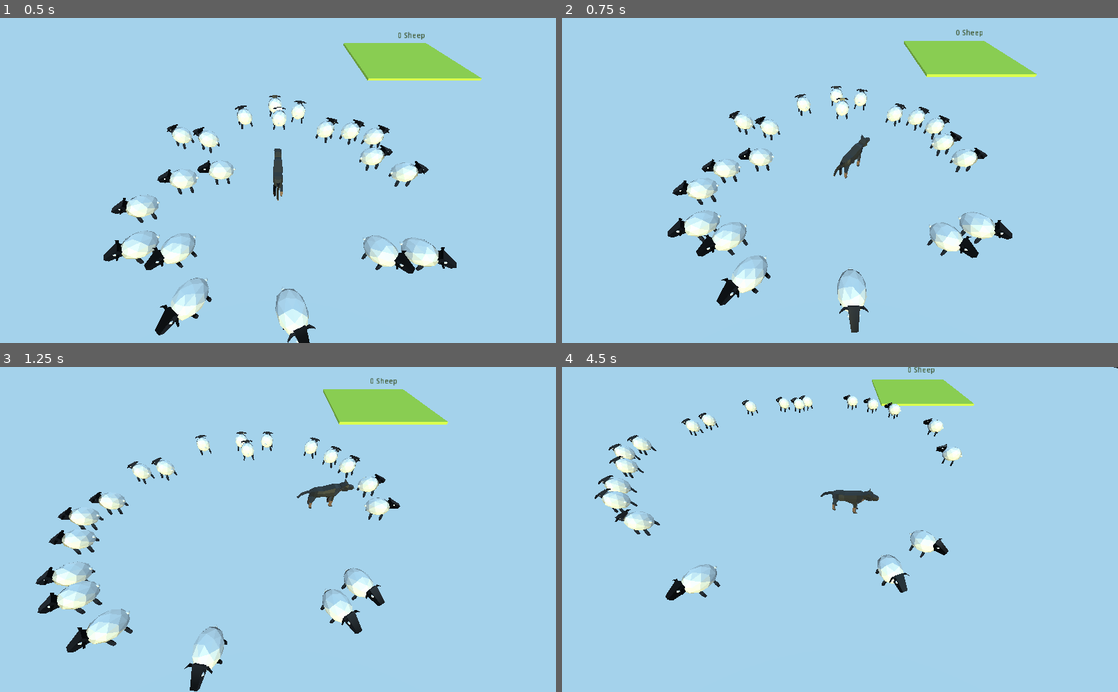
Above: before the commit, frames 1-4 (two rows, left to right).
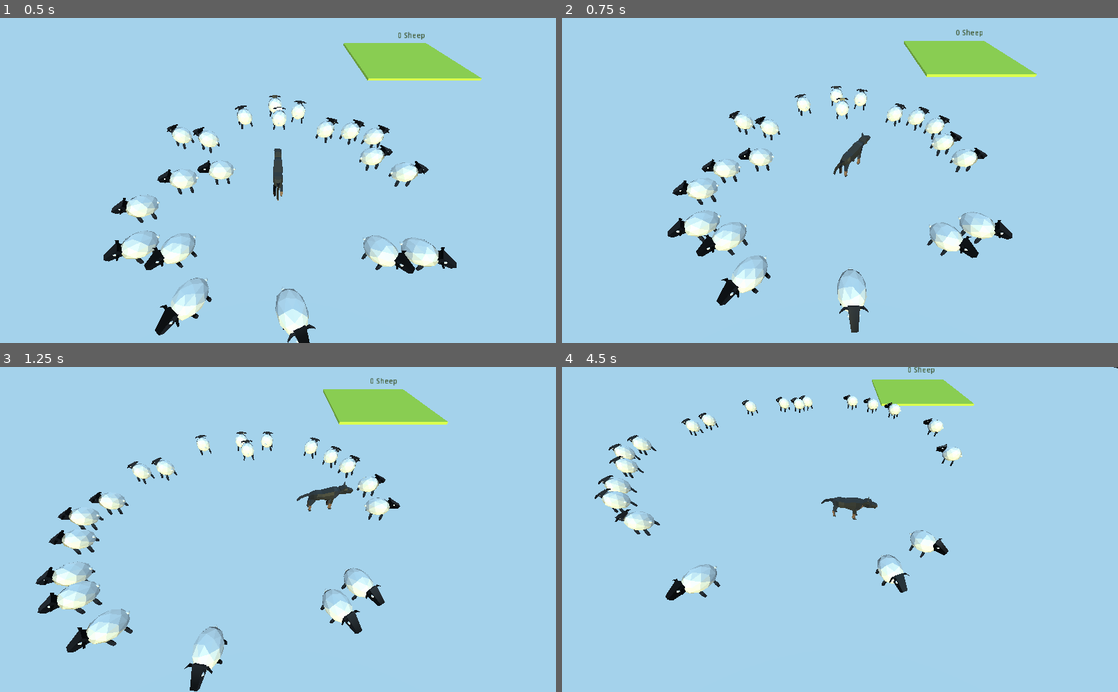
Above: after the commit, the same moments.

Repository: panic-fennecs/ideal-garbanzo
Game: Godot game, scene res://Main.tscn
Same seed, same stepped clock (60 frames per second), same inputs: the game is played once before the commit and once after it.
Inputs (mouse positions are in pixels of both pictures, inside the frame that each line leads up to):
- Up to frame 1 (0.5 s): no input
- Up to frame 2 (0.75 s): move the mouse to (962, 164) at 0.52 s; click (962, 164) at 0.67 s
- Up to frame 3 (1.25 s): no input
- Up to frame 4 (4.5 s): drag from (728, 545) to (812, 594) at 1.27 s; move the mouse to (895, 458) at 2.02 s; click (895, 458) at 2.17 s; drag from (812, 594) to (673, 480) at 2.77 s; move the mouse to (1006, 578) at 3.52 s; click (1006, 578) at 3.67 s; drag from (673, 480) to (756, 448) at 4.27 s

Frame 1 is identical in both runs. In frame 2, 0.1% of the frame differs, in the area x 48-56%, y 35-50%; in frame 3, 0.2%; in frame 4, 0.4%, in the area x 46-57%, y 37-48%.

Commit message:
tweak dog move animation

Diff:
--- a/Dog.gd
+++ b/Dog.gd
@@ -7,6 +7,8 @@
 func _ready():
 	move_animation = $"MoveAnimation"
 	move_animation.set_objects($"DogModel", self)
+	move_animation.force = move_animation.force * 2
+	move_animation.gravitation = move_animation.gravitation * 4
 
 func _physics_process(delta):
 	if target_pos:
